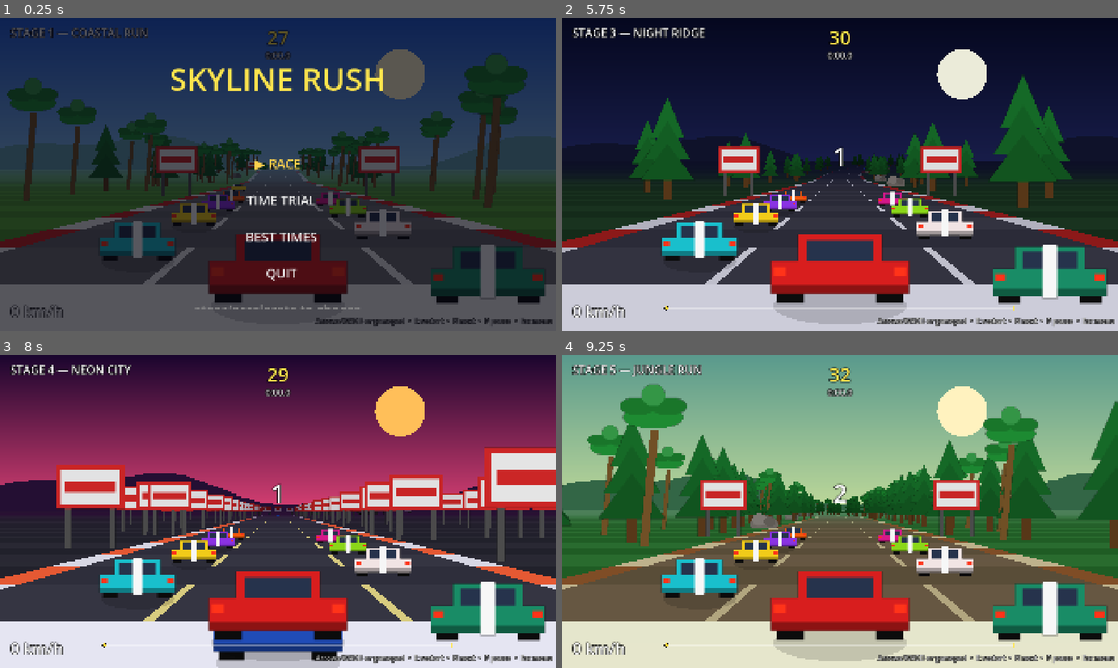
Above: before the commit, frames 1-4 (two rows, left to right).
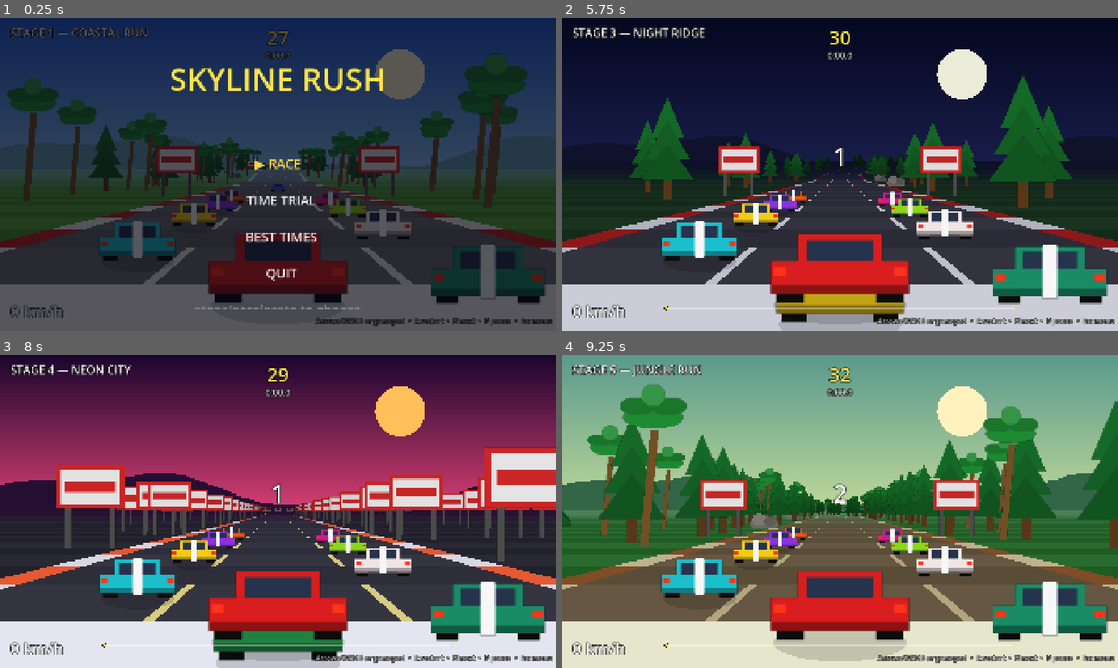
Above: after the commit, the same moments.

Repository: csmallfield/Racer2D
Game: Godot game, scene res://scenes/main.tscn
Two runs of this game, one before a commit and one after it. Both use one fixed random seed, a clock stepped at 60 frames per second and the inputs below.
Inputs:
- Up to frame 1 (0.25 s): no input
- Up to frame 2 (5.75 s): tap Enter (ui_accept) at 0.5, 0.77, 1.25, 1.52, 2.75, 3.02, 3.77, 4.25, 4.52 s; hold Shift (boost, bound only after the commit) 0.53-1.28 s; hold W (accelerate) 0.53-2.03 s; tap N (next_level) at 1.35, 3.6 s; tap Shift (boost, bound only after the commit) at 1.55, 2.85, 4.35 s; tap R (restart) at 2, 3.5 s; hold Shift (boost, bound only after the commit) 2.03-2.78 s; hold A (steer_left) 2.03-3.53 s; hold S (brake) 3.53-4.28 s; hold Shift (boost, bound only after the commit) 3.53-4.28 s; hold D (steer_right) 4.28-5.03 s; hold W (accelerate) from 5.03 s (still down); hold Shift (boost, bound only after the commit) from 5.03 s (still down)
- Up to frame 3 (8 s): release W (accelerate) at 5.78 s; release Shift (boost, bound only after the commit) at 5.78 s; hold D (steer_right) from 5.78 s (still down); tap N (next_level) at 5.85 s; tap Enter (ui_accept) at 6.02, 6.77, 7.52 s; tap Shift (boost, bound only after the commit) at 6.05, 7.35 s; hold Shift (boost, bound only after the commit) 6.53-7.28 s
- Up to frame 4 (9.25 s): release D (steer_right) at 8.03 s; hold S (brake) 8.03-8.78 s; hold Shift (boost, bound only after the commit) 8.03-8.78 s; tap N (next_level) at 8.1 s; hold A (steer_left) from 8.78 s (still down); tap Shift (boost, bound only after the commit) at 8.85 s; tap Enter (ui_accept) at 9.02 s

The runs differ from the first frame. In frame 1, less than 0.1% of the frame differs, in the area x 41-52%, y 47-56%; in frame 2, 2.4%, in the area x 38-62%, y 47-100%; in frame 3, 1.3%; in frame 4, nothing differs.

Commit message:
added boost
needs tuning but works

Diff:
--- a/outrun_pseudo3d/project.godot
+++ b/outrun_pseudo3d/project.godot
@@ -60,6 +60,12 @@
 , Object(InputEventJoypadButton,"resource_local_to_scene":false,"resource_name":"","device":-1,"button_index":14,"pressure":0.0,"pressed":true,"script":null)
 ]
 }
+boost={
+"deadzone": 0.2,
+"events": [Object(InputEventKey,"resource_local_to_scene":false,"resource_name":"","device":-1,"window_id":0,"alt_pressed":false,"shift_pressed":false,"ctrl_pressed":false,"meta_pressed":false,"pressed":false,"keycode":0,"physical_keycode":4194325,"key_label":0,"unicode":0,"location":0,"echo":false,"script":null)
+, Object(InputEventJoypadButton,"resource_local_to_scene":false,"resource_name":"","device":-1,"button_index":1,"pressure":0.0,"pressed":true,"script":null)
+]
+}
 pause={
 "deadzone": 0.2,
 "events": [Object(InputEventKey,"resource_local_to_scene":false,"resource_name":"","device":-1,"window_id":0,"alt_press …(190 unchanged characters)…
--- a/outrun_pseudo3d/resources/camera_settings.tres
+++ b/outrun_pseudo3d/resources/camera_settings.tres
@@ -11,3 +11,5 @@
 aesthetic_lift = 0.08
 aim_strength = 0.5
 aim_delay = 0.2
+shake_strength = 9.0
+shake_time = 0.35
--- a/outrun_pseudo3d/resources/player_settings.tres
+++ b/outrun_pseudo3d/resources/player_settings.tres
@@ -21,3 +21,6 @@
 slip_build_time = 0.6
 slip_top_bonus = 0.05
 slip_accel_bonus = 0.8
+boost_capacity = 3.0
+boost_top_bonus = 0.18
+boost_accel_bonus = 1.0
--- a/outrun_pseudo3d/resources/race_settings.tres
+++ b/outrun_pseudo3d/resources/race_settings.tres
@@ -30,3 +30,9 @@
 bonk_cooldown = 1.5
 ram_distance = 700.0
 flash_range = 2500.0
+boost_curve_threshold = 1.0
+boost_attack_range = 6000.0
+final_sprint_fraction = 0.85
+pickup_boost_amount = 1.5
+pickup_respawn = 15.0
+auto_pickup_count = 6
--- a/outrun_pseudo3d/resources/rivals/axel.tres
+++ b/outrun_pseudo3d/resources/rivals/axel.tres
@@ -8,3 +8,5 @@
 color = Color(0.95, 0.8, 0.1, 1)
 cruise_fraction = 0.93
 preferred_lane = -0.45
+boost_capacity = 3.0
+boost_aggression = 0.55
--- a/outrun_pseudo3d/resources/rivals/biff.tres
+++ b/outrun_pseudo3d/resources/rivals/biff.tres
@@ -8,3 +8,5 @@
 color = Color(0.1, 0.75, 0.8, 1)
 cruise_fraction = 0.9
 preferred_lane = -0.5
+boost_capacity = 3.0
+boost_aggression = 0.4
--- a/outrun_pseudo3d/resources/rivals/diablo.tres
+++ b/outrun_pseudo3d/resources/rivals/diablo.tres
@@ -8,3 +8,5 @@
 color = Color(0.55, 0.2, 0.9, 1)
 cruise_fraction = 0.965
 preferred_lane = -0.3
+boost_capacity = 3.0
+boost_aggression = 0.7
--- a/outrun_pseudo3d/resources/rivals/grog.tres
+++ b/outrun_pseudo3d/resources/rivals/grog.tres
@@ -8,3 +8,5 @@
 color = Color(0.35, 0.4, 0.95, 1)
 cruise_fraction = 0.86
 preferred_lane = -0.35
+boost_capacity = 3.0
+boost_aggression = 0.25
--- a/outrun_pseudo3d/resources/rivals/junko.tres
+++ b/outrun_pseudo3d/resources/rivals/junko.tres
@@ -8,3 +8,5 @@
 color = Color(0.1, 0.55, 0.4, 1)
 cruise_fraction = 0.88
 preferred_lane = 0.45
+boost_capacity = 3.0
+boost_aggression = 0.35
--- a/outrun_pseudo3d/resources/rivals/natasha.tres
+++ b/outrun_pseudo3d/resources/rivals/natasha.tres
@@ -8,3 +8,5 @@
 color = Color(0.85, 0.1, 0.55, 1)
 cruise_fraction = 0.98
 preferred_lane = 0.35
+boost_capacity = 3.0
+boost_aggression = 0.8
--- a/outrun_pseudo3d/resources/rivals/roxy.tres
+++ b/outrun_pseudo3d/resources/rivals/roxy.tres
@@ -8,3 +8,5 @@
 color = Color(0.95, 0.9, 0.9, 1)
 cruise_fraction = 0.91
 preferred_lane = 0.3
+boost_capacity = 3.0
+boost_aggression = 0.45
--- a/outrun_pseudo3d/resources/rivals/slater.tres
+++ b/outrun_pseudo3d/resources/rivals/slater.tres
@@ -8,3 +8,5 @@
 color = Color(0.55, 0.85, 0.1, 1)
 cruise_fraction = 0.95
 preferred_lane = 0.5
+boost_capacity = 3.0
+boost_aggression = 0.6
--- a/outrun_pseudo3d/resources/rivals/viper.tres
+++ b/outrun_pseudo3d/resources/rivals/viper.tres
@@ -8,3 +8,5 @@
 color = Color(0.95, 0.35, 0.05, 1)
 cruise_fraction = 1.0
 preferred_lane = -0.4
+boost_capacity = 3.0
+boost_aggression = 0.9
--- a/outrun_pseudo3d/scripts/hud.gd
+++ b/outrun_pseudo3d/scripts/hud.gd
@@ -17,6 +17,7 @@
 var board_label: RichTextLabel
 var _flash_t := 0.0
 var track_bar: TrackBar
+var boost_bar: BoostBar
 
 
 func _ready() -> void:
@@ -34,6 +35,11 @@
 			HORIZONTAL_ALIGNMENT_CENTER, Color(1, 0.9, 0.3))
 	race_time_label = _make_label(Vector2(0, 108), Vector2(1920, 45), 30,
 			HORIZONTAL_ALIGNMENT_CENTER, Color(1, 1, 1, 0.85))
+	boost_bar = BoostBar.new()
+	boost_bar.position = Vector2(36, 940)
+	boost_bar.size = Vector2(300, 21)
+	boost_bar.visible = false
+	add_child(boost_bar)
 	track_bar = TrackBar.new()
 	track_bar.position = Vector2(360, 993)
 	track_bar.size = Vector2(1200, 18)
@@ -81,6 +87,7 @@
 	flash_label.text = ""
 	_flash_t = 0.0
 	hide_progress()
+	boost_bar.visible = false
 
 
 func set_position_rank(rank: int, total: int) -> void:
@@ -170,6 +177,12 @@
 
 ## Show the progress bar for a new race. cp_fractions: checkpoint positions
 ## as 0..1 along the track.
+func set_boost(frac: float) -> void:
+	boost_bar.visible = true
+	boost_bar.frac = clampf(frac, 0.0, 1.0)
+	boost_bar.queue_redraw()
+
+
 func setup_progress(cp_fractions: Array) -> void:
 	track_bar.cp_fractions = cp_fractions
 	track_bar.player_p = 0.0
@@ -208,3 +221,17 @@
 			draw_circle(Vector2(clampf(float(d.p), 0.0, 1.0) * w, 9.0), 4.5, d.color)
 		draw_circle(Vector2(clampf(player_p, 0.0, 1.0) * w, 9.0), 7.5, Color(0.1, 0.1, 0.1))
 		draw_circle(Vector2(clampf(player_p, 0.0, 1.0) * w, 9.0), 6.0, Color(1, 0.85, 0.2))
+
+
+## Boost fuel gauge: dim track with a hot fill.
+class BoostBar:
+	extends Control
+
+	var frac := 0.0
+
+	func _draw() -> void:
+		draw_rect(Rect2(0, 0, size.x, size.y), Color(0, 0, 0, 0.45))
+		if frac > 0.0:
+			draw_rect(Rect2(2, 2, (size.x - 4.0) * frac, size.y - 4.0),
+					Color(1.0, 0.55, 0.05))
+		draw_rect(Rect2(0, 0, size.x, size.y), Color(1, 1, 1, 0.5), false, 2.0)
--- a/outrun_pseudo3d/scripts/levels/level_06_mountains.gd
+++ b/outrun_pseudo3d/scripts/levels/level_06_mountains.gd
@@ -51,5 +51,10 @@
 	b.add_scenery("rock", 13, end, 11, -1.0, 1.3, 2.4)
 	b.add_scenery("tree", 30, end, 21, 1.0, 1.6, 2.6)
 	b.add_scenery("tree", 44, end, 23, -1.0, 1.6, 2.6)
+	# Boost canisters rewarding the brave lines: one at the base of the
+	# monster climb, one floating over the sharp-crest jump.
+	b.add_boost_pickup(int(b.segments.size() * 0.52), 0.0)
+	b.add_boost_pickup(int(b.segments.size() * 0.28), -0.5)
+	b.add_boost_pickup(int(b.segments.size() * 0.8), 0.5)
 	b.add_sprite(24, "sign", -1.3)
 	b.add_sprite(24, "sign", 1.3)
--- a/outrun_pseudo3d/scripts/main.gd
+++ b/outrun_pseudo3d/scripts/main.gd
@@ -40,6 +40,8 @@
 var _board_title := ""          # frozen at the player's finish
 var _last_beep_second := -1     # last whole second a time_warning beep fired
 var _prev_air := 0.0            # player air last frame (landing detection)
+var _prev_boosting := false     # boost rising-edge detection (shake + sound)
+var pickups: Array = []         # all boost canisters on the current track
 
 
 func _ready() -> void:
@@ -97,6 +99,7 @@
 
 	renderer.reset_camera()
 	cp_zs = track.mark_checkpoints(level.checkpoint_count)
+	_init_pickups()
 	section_time = level.time_limit / float(level.checkpoint_count + 1)
 	player_next_cp = 0
 	race_time = 0.0
@@ -216,6 +219,25 @@
 	return lerpf(seg.p1.world.y, seg.p2.world.y, t)
 
 
+## Gather level-authored boost canisters; if the level placed none,
+## scatter a random set (avoiding the grid and the final run-in).
+func _init_pickups() -> void:
+	pickups.clear()
+	for seg in track.segments:
+		for pu in seg.pickups:
+			pickups.append(pu)
+	if not pickups.is_empty():
+		return
+	var count: int = GameConfig.race.auto_pickup_count
+	var lanes: Array = [-0.66, 0.0, 0.66]
+	var seg_count := track.segments.size()
+	for i in range(count):
+		var frac := (float(i) + randf_range(0.25, 0.75)) / float(count)
+		var idx := clampi(int(frac * float(seg_count)), 30, seg_count - 40)
+		track.add_boost_pickup(idx, lanes.pick_random())
+		pickups.append(track.segments[idx].pickups[-1])
+
+
 func _spawn_traffic() -> void:
 	cars.clear()
 	for seg in track.segments:
@@ -424,6 +446,29 @@
 	# Slipstream whoosh as the tow reaches full strength.
 	if player.slip > 0.9:
 		Audio.play("slipstream", -4.0, 1.0, 1.5)
+
+	# Boost ignition: camera shake + sound on the rising edge.
+	if player.boosting and not _prev_boosting:
+		renderer.shake()
+		Audio.play("boost", -3.0, 1.0, 0.3)
+	_prev_boosting = player.boosting
+	hud.set_boost(player.boost / GameConfig.player.boost_capacity)
+
+	# Boost canisters: respawn timers, and collection at the player's car.
+	for pu in pickups:
+		if bool(pu.taken):
+			pu.respawn_t = float(pu.respawn_t) - dt
+			if float(pu.respawn_t) <= 0.0:
+				pu.taken = false
+	var pseg := find_segment(player.position_z + renderer.player_z())
+	for pu in pseg.pickups:
+		if not bool(pu.taken) and player.air < 120.0 \
+				and absf(float(pu.offset) - player.x) < 0.4:
+			pu.taken = true
+			pu.respawn_t = GameConfig.race.pickup_respawn
+			player.boost = minf(player.boost + GameConfig.race.pickup_boost_amount,
+					GameConfig.player.boost_capacity)
+			Audio.play("pickup", -2.0)
 
 	# Landing thud after real air.
 	if _prev_air > 200.0 and player.air <= 0.5:
--- a/outrun_pseudo3d/scripts/player_car.gd
+++ b/outrun_pseudo3d/scripts/player_car.gd
@@ -6,6 +6,10 @@
 
 ## All tunables live in resources/player_settings.tres (via GameConfig).
 var s: PlayerSettings = GameConfig.player
+
+
+func _init() -> void:
+	boost = s.boost_capacity
 
 var position_z := 0.0     # distance along the track (world units)
 var x := 0.0              # lateral position, -1..1 = on road
@@ -16,14 +20,19 @@
 var y_pos := 0.0          # absolute altitude (world units)
 var vy := 0.0             # vertical velocity
 var air := 0.0            # height above the road; > 0 while airborne
+var boost := 0.0          # boost seconds remaining (filled at spawn)
+var boosting := false     # true while the boost button is down with fuel
 
 
 ## Advances the player one frame. Returns true if the finish line was crossed.
 func update(dt: float, main: Node) -> bool:
 	var seg: Dictionary = main.find_segment(position_z)
 	var speed_percent := speed / s.max_speed
-	# At full speed you can cross the whole road in ~1 second.
-	var dx := dt * 2.0 * speed_percent
+	# Steering authority is capped at normal top speed: boost overspeed
+	# gives NO extra turning, while centrifugal force below scales with the
+	# real speed — corners punish boosting twice. Straights and passing are
+	# where it pays.
+	var dx := dt * 2.0 * minf(speed_percent, 1.0)
 
 	# Wheels off the ground: barely any steering, no centrifugal grip.
 	var control := 1.0 if air <= s.air_threshold else s.air_control
@@ -35,6 +44,12 @@
 
 	# Centrifugal force: curves push the car toward the outside.
 	x -= dx * speed_percent * seg.curve * s.centrifugal * control
+
+	# Boost: hold to burn fuel for straight-line speed. Ground only.
+	boosting = (Input.is_action_pressed("boost") and boost > 0.0
+			and air <= s.air_threshold)
+	if boosting:
+		boost = maxf(0.0, boost - dt)
 
 	# Slipstream detection: another car ahead within the tow range and
 	# roughly in our lane. Strength eases in/out over s.slip_build_time.
@@ -50,7 +65,9 @@
 			if in_stream:
 				break
 	slip = move_toward(slip, 1.0 if in_stream else 0.0, dt / s.slip_build_time)
-	var slip_max := s.max_speed * (1.0 + s.slip_top_bonus * slip)
+	var boost_f := 1.0 if boosting else 0.0
+	var allowed_max := s.max_speed * (1.0 + s.slip_top_bonus * slip
+			+ s.boost_top_bonus * boost_f)
 
 	# Analog triggers scale acceleration/braking; keys give full strength.
 	# Airborne: wheels can't push or brake — light air drag only.
@@ -59,7 +76,8 @@
 	if air > s.air_threshold:
 		speed += s.decel * 0.15 * dt
 	elif throttle > 0.0:
-		speed += s.accel * (1.0 + s.slip_accel_bonus * slip) * dt * throttle
+		speed += s.accel * (1.0 + s.slip_accel_bonus * slip
+				+ s.boost_accel_bonus * boost_f) * dt * throttle
 	elif brake_in > 0.0:
 		speed += s.braking * dt * brake_in
 	else:
@@ -76,9 +94,9 @@
 
 	x = clampf(x, -2.5, 2.5)
 	speed = maxf(speed, 0.0)
-	if speed > slip_max:
-		# Overspeed from a fading slipstream bleeds off instead of snapping.
-		speed = move_toward(speed, slip_max, s.max_speed * 0.6 * dt)
+	if speed > allowed_max:
+		# Overspeed from fading slipstream/boost bleeds off instead of snapping.
+		speed = move_toward(speed, allowed_max, s.max_speed * 0.6 * dt)
 
 	var track_len: float = main.track.track_length()
 	var g_prev := _sprite_ground(main)
--- a/outrun_pseudo3d/scripts/resources/camera_settings.gd
+++ b/outrun_pseudo3d/scripts/resources/camera_settings.gd
@@ -14,3 +14,7 @@
 ## exponential smoothing time constant).
 @export_range(0.0, 1.0) var aim_strength := 0.5
 @export var aim_delay := 0.2
+
+@export_group("Shake")
+@export var shake_strength := 9.0       # boost-ignition shake amplitude (px)
+@export var shake_time := 0.35          # shake duration (s), decaying
--- a/outrun_pseudo3d/scripts/resources/player_settings.gd
+++ b/outrun_pseudo3d/scripts/resources/player_settings.gd
@@ -27,3 +27,8 @@
 @export var slip_build_time := 0.6      # seconds to reach full effect
 @export var slip_top_bonus := 0.05      # +top speed at full slipstream
 @export var slip_accel_bonus := 0.8     # +acceleration at full slipstream
+
+@export_group("Boost")
+@export var boost_capacity := 3.0       # seconds of boost carried (full at the grid)
+@export var boost_top_bonus := 0.18     # +top speed while boosting
+@export var boost_accel_bonus := 1.0    # +acceleration while boosting
--- a/outrun_pseudo3d/scripts/resources/race_settings.gd
+++ b/outrun_pseudo3d/scripts/resources/race_settings.gd
@@ -33,3 +33,17 @@
 
 @export_group("Presentation")
 @export var flash_range := 2500.0       # overtakes flash only when nearby
+
+@export_group("Boost AI")
+## Rivals only boost when |curve| is at or below this severity.
+@export var boost_curve_threshold := 1.0
+## Behind the player and within this range counts as an attack opportunity.
+@export var boost_attack_range := 6000.0
+## Past this fraction of the track everyone sprints for the line.
+@export var final_sprint_fraction := 0.85
+
+@export_group("Pickups")
+@export var pickup_boost_amount := 1.5  # seconds of boost per canister
+@export var pickup_respawn := 15.0      # seconds until a taken canister returns
+## Random canisters scattered when a level defines none of its own.
+@export var auto_pickup_count := 6
--- a/outrun_pseudo3d/scripts/resources/rival_profile.gd
+++ b/outrun_pseudo3d/scripts/resources/rival_profile.gd
@@ -15,3 +15,10 @@
 ## Optional sprite art. Leave empty to generate a placeholder in `color`
 ## with a racing stripe. World size stays 510x295 units.
 @export var car_texture: Texture2D
+
+@export_group("Boost")
+@export var boost_capacity := 3.0
+## Willingness to burn boost (0 = hoards it, 1 = fires at every opening).
+## Governs how quickly they take valid opportunities: straights while
+## attacking the player or sprinting for the line.
+@export_range(0.0, 1.0) var boost_aggression := 0.5
--- a/outrun_pseudo3d/scripts/rivals.gd
+++ b/outrun_pseudo3d/scripts/rivals.gd
@@ -57,6 +57,10 @@
 			"next_cp": 0,          # index of the next checkpoint to cross
 			"finish_time": -1.0,   # race clock at the finish line, -1 = racing
 			"y": main.ground_y(cfg.grid_gap * float(i + 1)), "vy": 0.0, "air": 0.0,
+			"boost": profile.boost_capacity,
+			"boost_cap": profile.boost_capacity,
+			"boosting": false,
+			"aggression": profile.boost_aggression,
 			"was_ahead": true,
 			"finished": false,
 		}
@@ -89,6 +93,24 @@
 			target *= cfg.rubber_ahead
 		elif gap < -cfg.rubber_range:
 			target = minf(target * cfg.rubber_behind, GameConfig.player.max_speed * 0.99)
+
+		# --- Boost policy: burn fuel on straights while attacking the
+		# player from behind or sprinting for the line. Aggression sets
+		# how quickly a rival takes a valid opening (applied AFTER the
+		# rubber clamp — boost genuinely exceeds normal ceilings).
+		var straight := absf(float(old_seg.curve)) <= cfg.boost_curve_threshold
+		if bool(r.boosting):
+			if not straight or float(r.boost) <= 0.0:
+				r.boosting = false
+		elif straight and float(r.boost) > 0.4 and float(r.air) < 10.0:
+			var sprinting := float(r.z) > track_len * cfg.final_sprint_fraction
+			var attacking := gap < 0.0 and gap > -cfg.boost_attack_range
+			if (sprinting or attacking) \
+					and randf() < float(r.aggression) * dt * 2.0:
+				r.boosting = true
+		if bool(r.boosting):
+			r.boost = maxf(0.0, float(r.boost) - dt)
+			target *= 1.0 + GameConfig.player.boost_top_bonus
 
 		# Don't ghost through the player: right behind and overlapping,
 		# a faster rival tucks in until the dodge AI finds a way around.
@@ -130,6 +152,15 @@
 			old_seg.cars.erase(r)
 			new_seg.cars.append(r)
 
+		# --- Boost pickups: first racer through takes it. ---
+		for pu in new_seg.pickups:
+			if not bool(pu.taken) \
+					and absf(float(pu.offset) - float(r.offset)) < 0.45:
+				pu.taken = true
+				pu.respawn_t = cfg.pickup_respawn
+				r.boost = minf(float(r.boost) + cfg.pickup_boost_amount,
+						float(r.boost_cap))
+
 		# --- Bonk: a dodge that failed. Hitting slow traffic hurts. ---
 		# Only near the player: beyond the dodge AI's active range rivals
 		# are simulated abstractly, and punishing them for collisions they
--- a/outrun_pseudo3d/scripts/road_renderer.gd
+++ b/outrun_pseudo3d/scripts/road_renderer.gd
@@ -25,6 +25,7 @@
 var hill_offset := 0.0           # background parallax scroll (driven by main)
 var last_cam_y := 0.0            # camera altitude this frame (projects the player)
 var _aim_offset := 0.0           # smoothed aim deviation from terrain-following
+var _shake_t := 0.0              # boost-ignition camera shake remaining
 
 
 ## Distance from camera to the player car along z.
@@ -33,7 +34,18 @@
 
 
 func _process(_delta: float) -> void:
+	if _shake_t > 0.0:
+		_shake_t = maxf(0.0, _shake_t - _delta)
+		var a := cs.shake_strength * (_shake_t / maxf(cs.shake_time, 0.001))
+		position = Vector2(randf_range(-a, a), randf_range(-a, a))
+	elif position != Vector2.ZERO:
+		position = Vector2.ZERO
 	queue_redraw()
+
+
+## Kick the boost-ignition camera shake.
+func shake() -> void:
+	_shake_t = cs.shake_time
 
 
 func _draw() -> void:
@@ -160,6 +172,17 @@
 			var sy := lerpf(seg.p1.screen.y, seg.p2.screen.y, percent)
 			var air_px: float = minf(float(car.air) * sc * h * 0.5, h * 0.35)
 			_draw_sprite(car.sprite, sc, sx, sy, seg.clip, w, fog_mod, air_px)
+
+		for pu in seg.pickups:
+			if bool(pu.taken):
+				continue
+			var psc: float = seg.p1.screen.scale
+			var px: float = seg.p1.screen.x \
+					+ psc * float(pu.offset) * ROAD_WIDTH * w * 0.5
+			var hover: float = 150.0 + sin(Time.get_ticks_msec() * 0.004
+					+ float(seg.index)) * 60.0
+			var py: float = seg.p1.screen.y - hover * psc * h * 0.5
+			_draw_sprite("boost_pickup", psc, px, py, seg.clip, w, fog_mod)
 
 		for spr in seg.sprites:
 			var sc: float = seg.p1.screen.scale
--- a/outrun_pseudo3d/scripts/sprite_catalog.gd
+++ b/outrun_pseudo3d/scripts/sprite_catalog.gd
@@ -44,6 +44,10 @@
 		"texture": _make_car(Color(0.15, 0.6, 0.3)),
 		"world_w": 500.0, "world_h": 290.0, "collidable": true,
 	}
+	_cache["boost_pickup"] = {
+		"texture": _make_boost_canister(),
+		"world_w": 240.0, "world_h": 300.0, "collidable": false,
+	}
 	_cache["tree"] = {
 		"texture": _make_tree(Color(0.09, 0.42, 0.16), Color(0.35, 0.22, 0.1)),
 		"world_w": 1300.0, "world_h": 2300.0, "collidable": true,
@@ -165,6 +169,16 @@
 	return _to_texture(img)
 
 
+## Glowing boost canister — bright, unmistakable, hovers over the road.
+static func _make_boost_canister() -> ImageTexture:
+	var img := _new_image(48, 60)
+	img.fill_rect(Rect2i(10, 8, 28, 46), Color(1.0, 0.55, 0.05))
+	img.fill_rect(Rect2i(14, 12, 20, 38), Color(1.0, 0.8, 0.2))
+	img.fill_rect(Rect2i(18, 0, 12, 10), Color(0.85, 0.9, 0.95))
+	img.fill_rect(Rect2i(20, 20, 8, 22), Color(1.0, 0.98, 0.85))
+	return _to_texture(img)
+
+
 static func _make_tree(leaf: Color, trunk: Color) -> ImageTexture:
 	var img := _new_image(80, 128)
 	img.fill_rect(Rect2i(34, 96, 12, 32), trunk)
--- a/outrun_pseudo3d/scripts/track_builder.gd
+++ b/outrun_pseudo3d/scripts/track_builder.gd
@@ -70,6 +70,7 @@
 		"looped": false,
 		"color": int(i / float(RUMBLE_LENGTH)) % 2,   # alternate light/dark stripes
 		"special": "",
+		"pickups": [],
 	})
 
 
@@ -131,6 +132,16 @@
 
 # === SCENERY & SPRITES ===
 
+## A boost canister on the road, collectible by any racer (first come).
+## Levels can place them deliberately; stages that place none get a random
+## scatter (RaceSettings.auto_pickup_count).
+func add_boost_pickup(seg_index: int, offset: float) -> void:
+	if seg_index < 0 or seg_index >= segments.size():
+		return
+	segments[seg_index].pickups.append(
+			{"offset": offset, "taken": false, "respawn_t": 0.0})
+
+
 func add_sprite(seg_index: int, sprite_name: String, offset: float) -> void:
 	if seg_index < 0 or seg_index >= segments.size():
 		return
Not shown, changed: outrun_pseudo3d/MANIFEST.md
Not shown, changed: outrun_pseudo3d/assets/audio/SOUNDS.md
